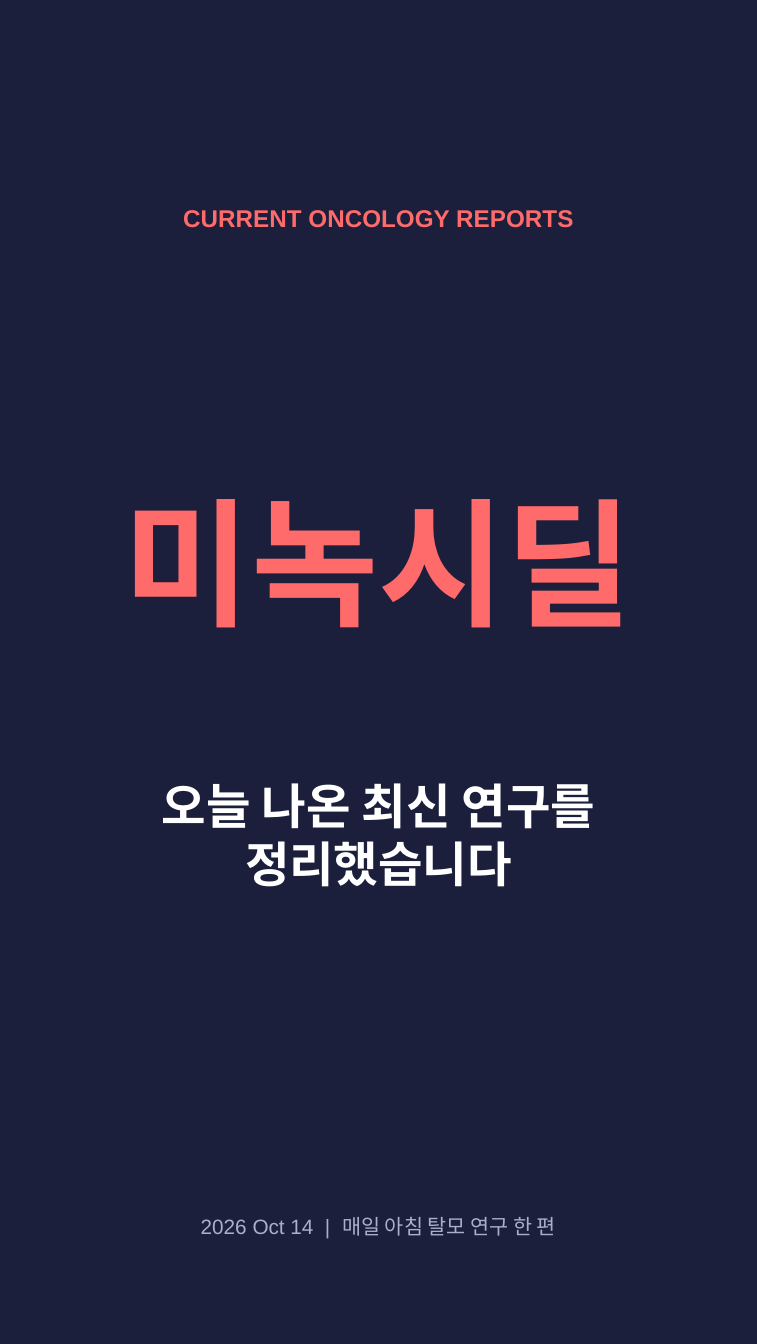
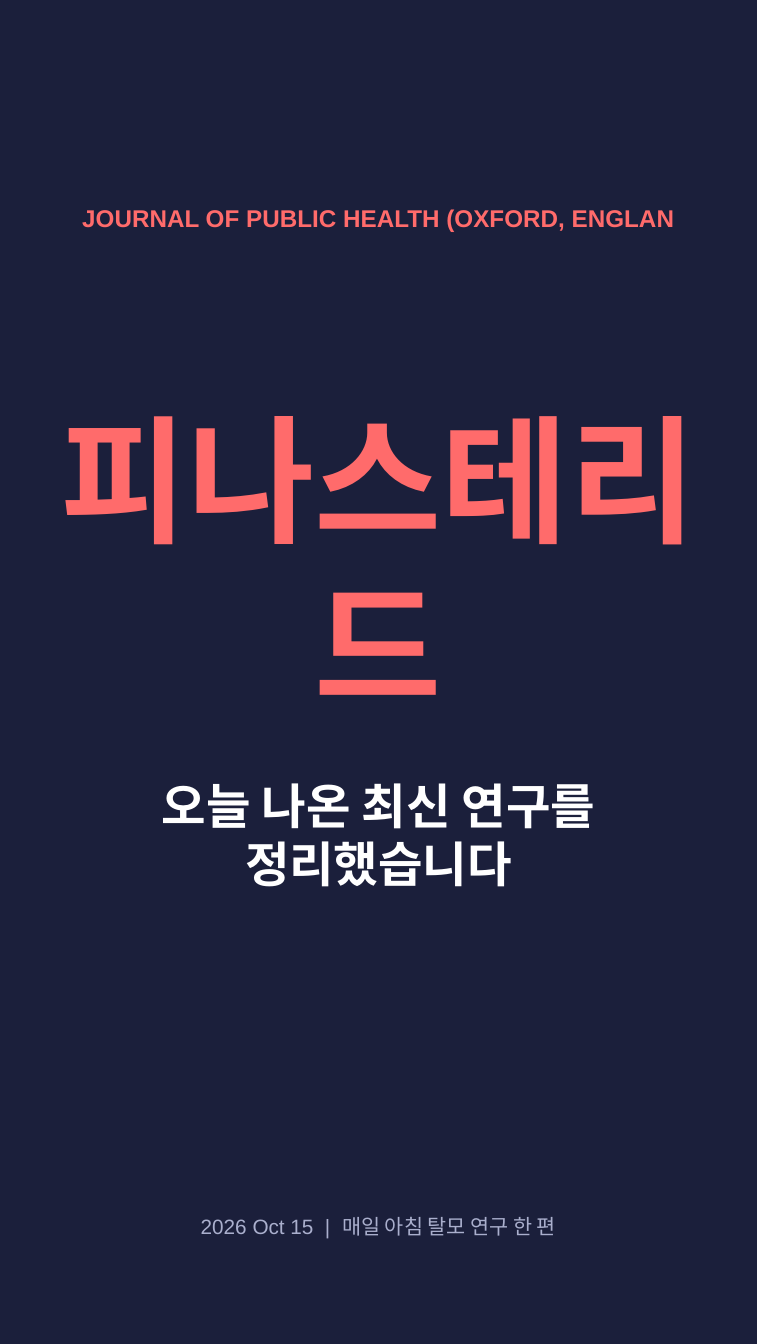
Before and after one commit to hyokang2010-BJ-ANTH/product-builder-test, a slide deck: slide 1 of pwa/data/latest/slides.pptx. Drawn at 757x1344 pixels with LibreOffice and Linux fonts; fonts in the diff are those of the drawing. Boxes give left, top, right and bottom in pixels: in the first picture for what was removed or moved away, otherwise in the second. Text is boxed around its words. In the diff, an @@ line names an element or a change of style, - is before the commit and + after.

```diff
--- a/pwa/data/latest/slides.pptx
+++ b/pwa/data/latest/slides.pptx
@@ text at box(82, 209, 674, 232): text changed @@
-CURRENT ONCOLOGY REPORTS
+JOURNAL OF PUBLIC HEALTH (OXFORD, ENGLAN
@@ text at box(60, 416, 696, 695): text changed @@
-미녹시딜
+피나스테리드
@@ text at box(201, 1217, 556, 1236): text changed @@
-2026 Oct 14 | 매일 아침 탈모 연구 한 편
+2026 Oct 15 | 매일 아침 탈모 연구 한 편
```
Also in this commit, not shown: 1 other slide changed, 4 slides added, 5 slides removed, 26 other files.
